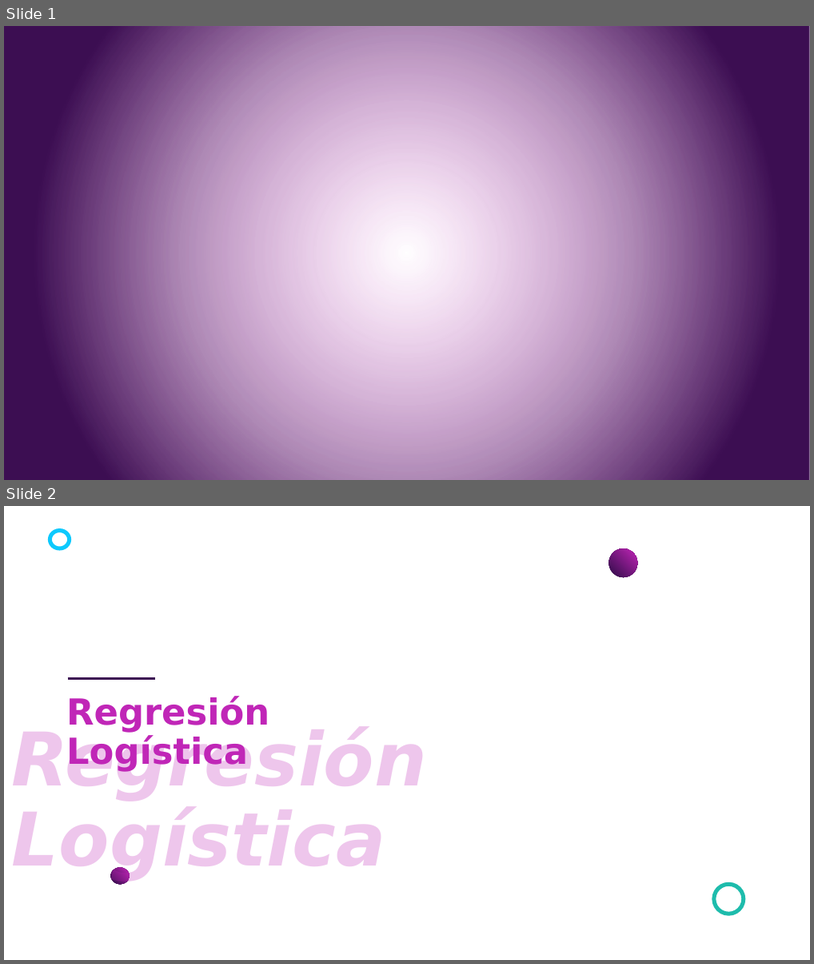
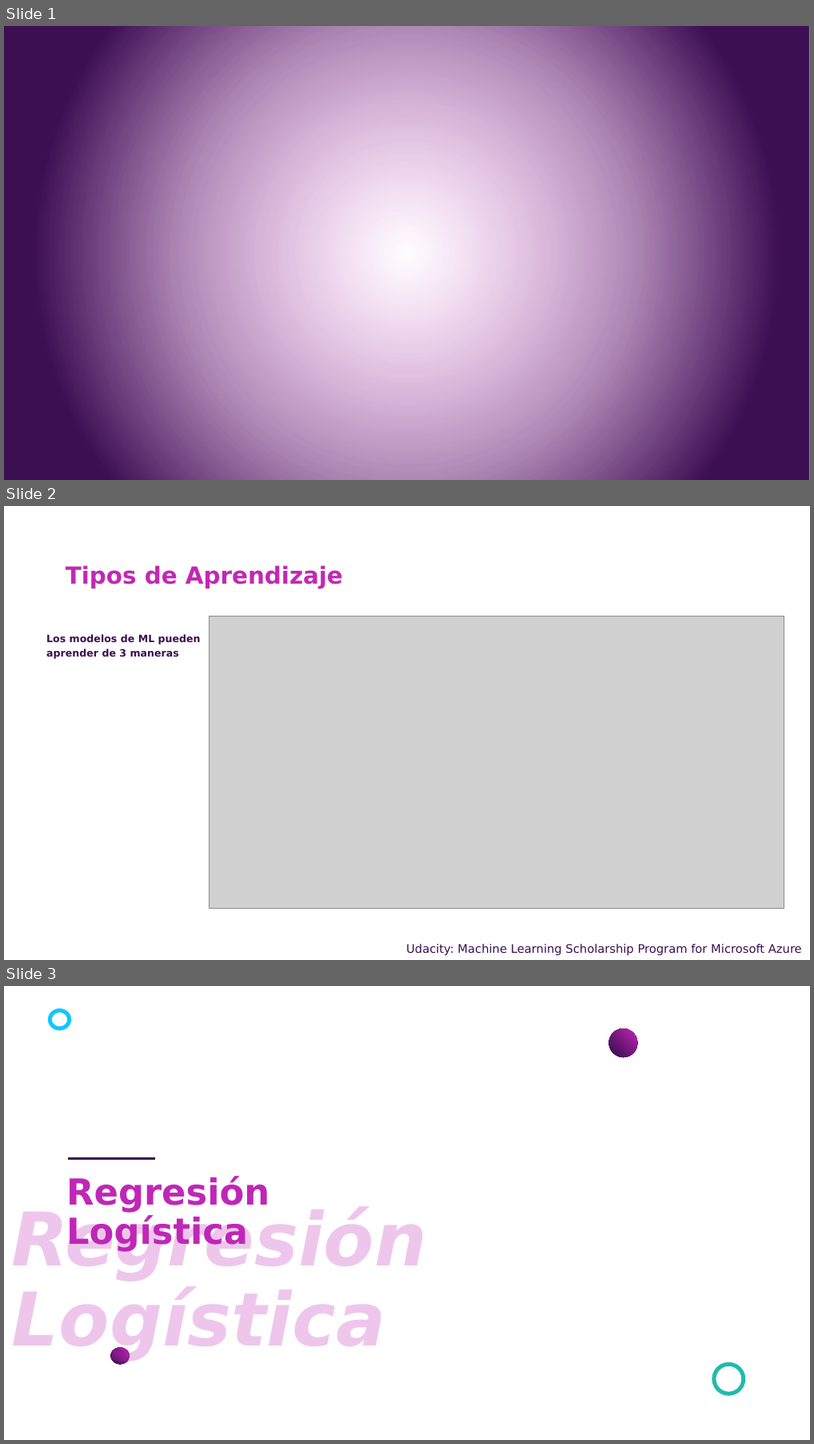
Before and after one commit to csameshiman/Axity_Curso_ML_2023, a slide deck: Diapositivas/Parte 03.Clasificación/Sección 03.1.Logistic Regression/Logistic_Regression.pptx. Shown one above the other, each under a label of ours: slides 1 and 2 before the commit, slides 1, 2 and 3 after it. The pictures are 814x964 and 814x1444 pixels, drawn with LibreOffice and Linux fonts; fonts in the diff are those of the drawing; grey boxes stand for pictures; background and template pictures are left out. Boxes give left, top, right and bottom in pixels: in the first picture for what was removed or moved away, otherwise in the second. Text is boxed around its words. In the diff, an @@ line names an element or a change of style, - is before the commit and + after.

```diff
--- a/Diapositivas/Parte 03.Clasificación/Sección 03.1.Logistic Regression/Logistic_Regression.pptx
+++ b/Diapositivas/Parte 03.Clasificación/Sección 03.1.Logistic Regression/Logistic_Regression.pptx
@@ slide 2 added at box(4, 506, 810, 960), background picture (left out) @@
@@ title added at box(66, 565, 343, 588), 28 pt, text #C228B4, bold @@
+Tipos de Aprendizaje
@@ picture added at box(209, 616, 784, 908) @@
@@ text added at box(46, 634, 201, 659), 12 pt, text #3C0E52, bold @@
+Los modelos de ML pueden aprender de 3 maneras
@@ text added at box(406, 943, 802, 955), 14 pt, text #3C0F53 @@
+Udacity: Machine Learning Scholarship Program for Microsoft Azure
@@ what was slide 2 is now slide 3 @@
```
Also in this commit, not shown: 2 slides changed.
